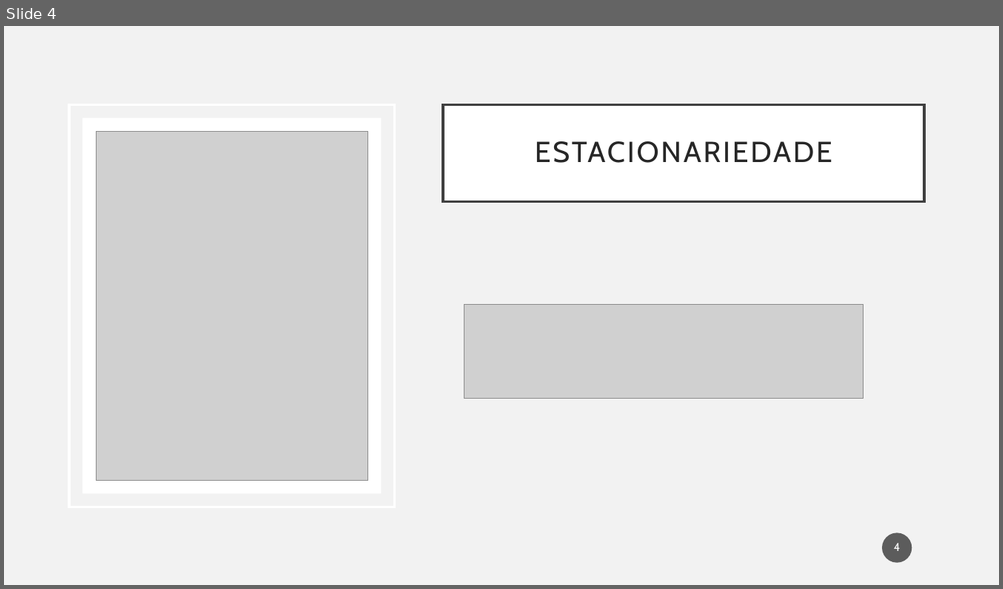
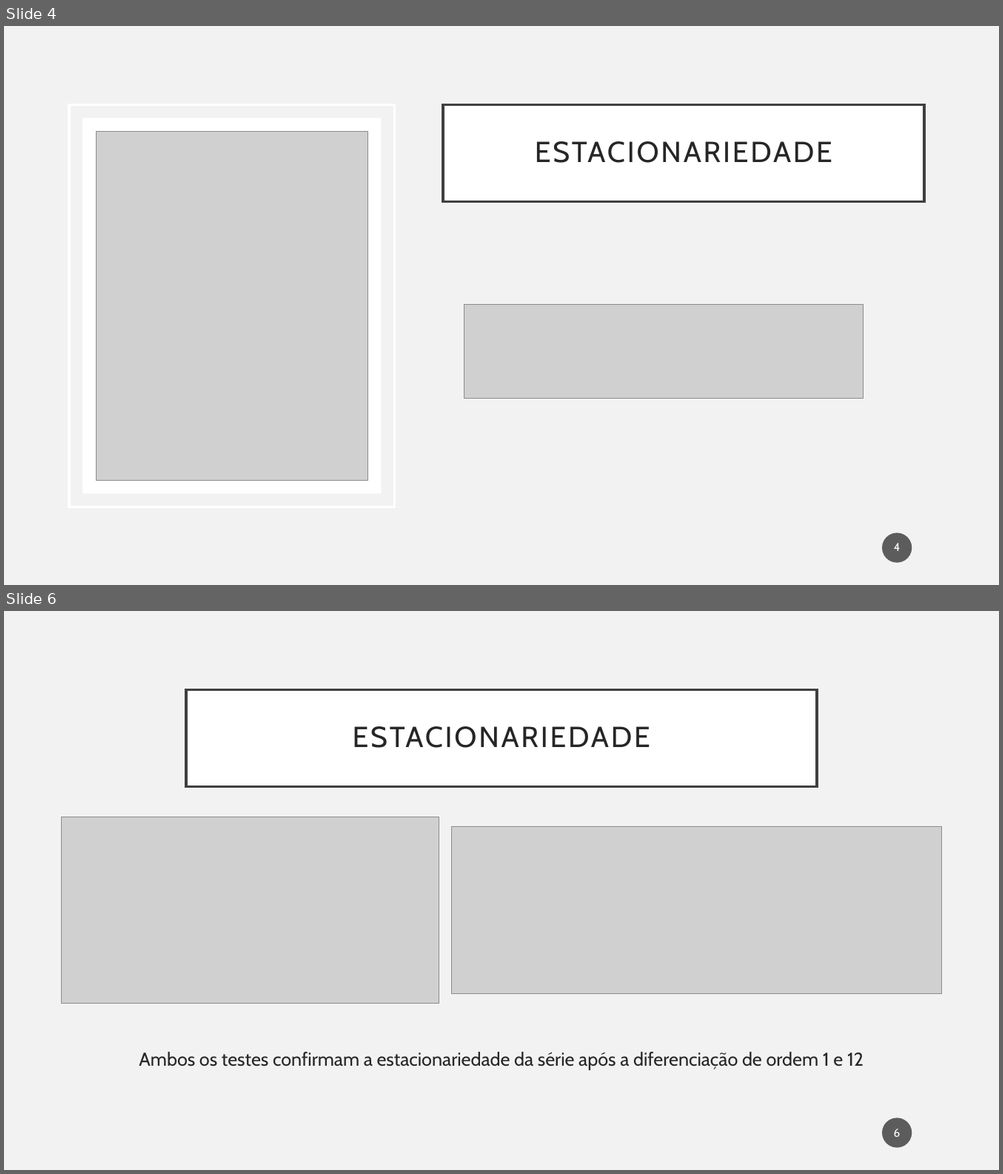
Before and after one commit to Hugoverissimo21/ElectricityForecastES, a slide deck: slides.pptx. Shown one above the other, each under a label of ours: slide 4 before the commit, slides 4 and 6 after it; the slides between them are not shown. The pictures are 1003x589 and 1003x1174 pixels, drawn with LibreOffice and Linux fonts; fonts in the diff are those of the drawing; grey boxes stand for pictures. Boxes give left, top, right and bottom in pixels: in the first picture for what was removed or moved away, otherwise in the second. Text is boxed around its words. In the diff, an @@ line names an element or a change of style, - is before the commit and + after.

```diff
--- a/slides.pptx
+++ b/slides.pptx
@@ slide 6 added at (4, 611, 999, 1170), background #F2F2F2 @@
@@ title added at (186, 689, 817, 786), fill #FFFFFF, outline #404040 2.5 pt, 28 pt, text #262626 @@
+ESTACIONARIEDADE
@@ picture added at (61, 817, 439, 1003) @@
@@ picture added at (452, 826, 942, 994) @@
@@ text added at (139, 1052, 863, 1071), 18 pt, text #262626 @@
+Ambos os testes confirmam a estacionariedade da série após a diferenciação de ordem 1 e 12
@@ page number added at (882, 1119, 912, 1148), fill #1D1D1D at 70% opacity, 11 pt, text #FFFFFF @@
+6
```
Also in this commit, not shown: 14 slides changed, 3 other slides added, 5 slides removed, 1 other file.
